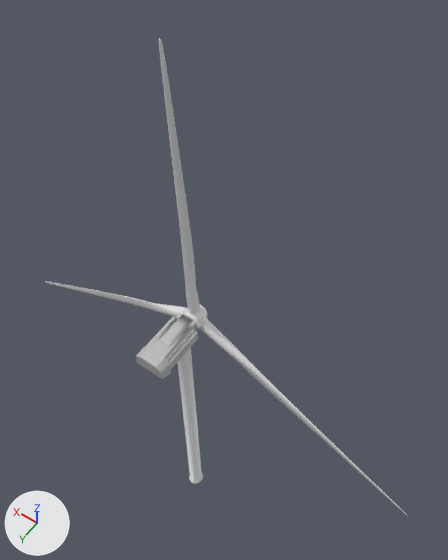
A saved change to the FBX model Prefabs/Structures/wind_turbine1.fbx.
Camera for both pictures: a 50 mm lens placed at (-88.0, 96.0, 345.0), pointed at (0.0, -27.0, 153.0). The lights are fixed; the arrows at lower left show +X, +Y and +Z. Objects named as collision shapes, trigger or cutter boxes, shadow casters or lower levels of detail are left out. Where no turn or scale is listed for an object, it has been applied to the vertices.

Objects in the first picture: 'Hub_LOD0', 'Rotor_LOD0', 'Tower_LOD0'.
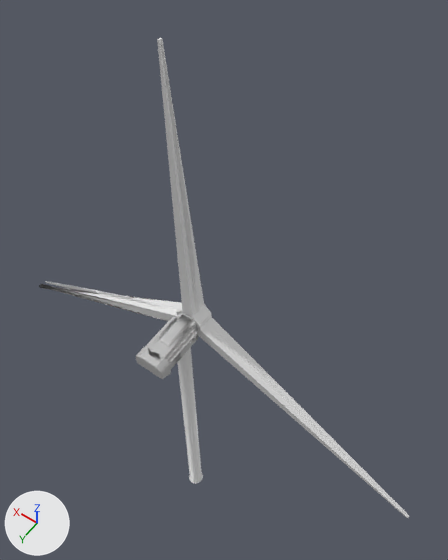
The change, as JSON lines over the scene's bpy script:
```json
{"op": "add", "block": "mat_hub_002", "code": ["mat_hub_002 = bpy.data.materials.new('Hub.002')", "# colours: grey #bcbcbc", "# uses the picture img_hub_metallic_png", "# uses the picture img_hub_rough_png"]}
{"op": "add", "block": "me_cylinder", "code": ["me_cylinder = bpy.data.meshes.new('Cylinder')", "me_cylinder.from_pydata(...)  # 28 vertices, 22 faces; spans x -103.0..102.0, y -4.0..6.0, z -59.0..118.0"]}
{"op": "add", "block": "me_cube_006", "code": ["me_cube_006 = bpy.data.meshes.new('Cube.006')", "me_cube_006.from_pydata(...)  # 921 vertices, 750 faces; spans x -6.1..6.1, y -4.7..19.4, z -0.4..10.0", "me_cube_006.materials.append(mat_hub_002)"]}
{"op": "add", "block": "ob_utm_rotor", "code": ["ob_utm_rotor = bpy.data.objects.new('UTM_Rotor', me_cylinder)", "ob_utm_rotor.location = (0.3, -8.0, 149.8)"]}
{"op": "add", "block": "ob_utm_hub", "code": ["ob_utm_hub = bpy.data.objects.new('UTM_Hub', me_cube_006)", "ob_utm_hub.location = (0.0, 0.0, 145.0)"]}
```

Where the change shows, as pixel boxes [x1, y1, x2, y2] in the pictures (448 x 560 px):
```json
{"object": "UTM_Rotor", "change": "added", "after": [39, 38, 409, 518]}
{"object": "UTM_Hub", "change": "added", "after": [136, 313, 198, 377]}
{"object": "Rotor_LOD0", "change": "unchanged, covered by the edit", "before": [45, 38, 408, 516], "after": [45, 38, 408, 516]}
```
